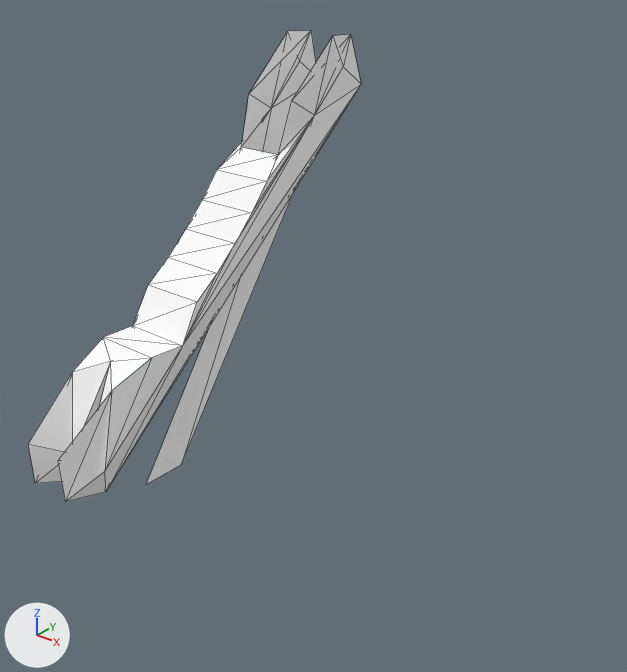
Two versions of the COLLADA model aero_description/aero_four_legs/models/urdf/aero_upper_meshes/RARM_INDEX_LINK1_mesh.dae, one commit apart.
Camera for both pictures: a 50 mm lens placed at (0.0502, -0.1788, 0.0625), pointed at (0.001, -0.1173, 0.0243). Every picture has the same lights, and +X, +Y and +Z are marked at lower left. Mesh edges are drawn as thin lines. Vertices at the same position are counted once.

The older version as bpy lines, for what is in view:
```python
me_rarm_index_link1 = bpy.data.meshes.new('RARM_INDEX_LINK1')
me_rarm_index_link1.from_pydata(...)  # 50 vertices, 93 faces; spans x -0.0187..-0.0107, y -0.1397..-0.0927, z 0.0048..0.0504
me_rarm_index_link1.materials.append(mat_blinn20)  # white #ffffff
ob_rarm_index_link1 = bpy.data.objects.new('RARM_INDEX_LINK1', me_rarm_index_link1)
ob_rarm_index_link1.location = (0.0, 0.0, 0.0)
```
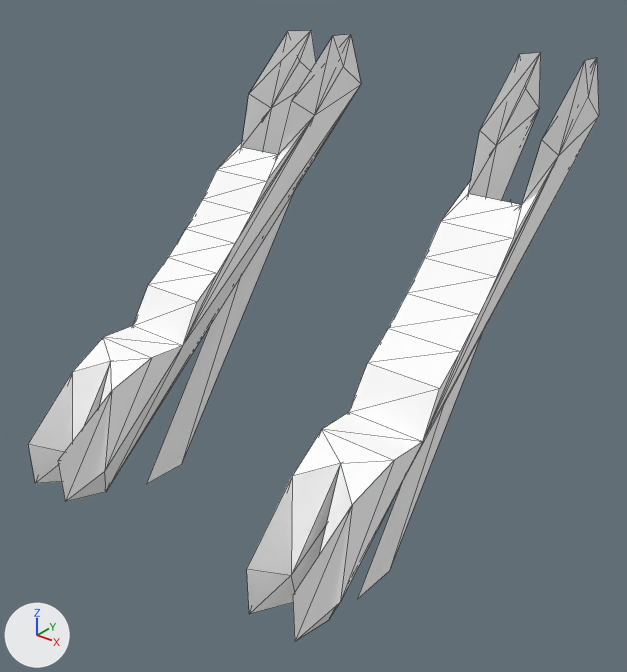
The newer file is also rescaled (x0.01), turned or shifted as a whole; pictures and numbers use the older file's frame.

What differs and where, as boxes (x1, y1, x2, y2) in the pictures (627 x 672 px):
'RARM_INDEX_LINK1', reshaped (71% wider, 29% taller): before (28, 30, 361, 502); after (28, 30, 599, 641)
part 1 of me_rarm_index_link1, added: after (358, 200, 512, 598)
part 2 of me_rarm_index_link1, added: after (247, 52, 599, 641)

Edits to the bpy script that builds the scene:
```text
Add mat_m0blinn20:
    mat_m0blinn20 = principled_material('m0blinn20')
    mat_m0blinn20.base_color = (1.0, 1.0, 1.0)  # white #ffffff
    mat_m0blinn20.roughness = 0.64
Add mat_m1blinn21:
    mat_m1blinn21 = principled_material('m1blinn21')
    mat_m1blinn21.base_color = (1.0, 1.0, 1.0)  # white #ffffff
    mat_m1blinn21.roughness = 0.64
Change me_rarm_index_link1:
    where me_rarm_index_link1.from_pydata(...)  # 50 vertices, 93 faces; spans x -0.0187..-0.0107, y -0.1397..-0.0927, z 0.0048..0.0504
    used by ob_rarm_index_link1; location = (0.0, 0.0, 0.0)
    remove me_rarm_index_link1.materials.append(mat_blinn20)  # white #ffffff
    me_rarm_index_link1 part 1: the loose piece of 4 vertices spanning x -0.0147, y -0.1276..-0.101, z 0.0048..0.0379 is copied, and the copy is moved by (0.0292, 0.0, 0.0), in mat_m1blinn21 (white #ffffff); it spans x 0.0145, y -0.1276..-0.101, z 0.0048..0.0379
    me_rarm_index_link1 part 2: the loose piece of 46 vertices spanning x -0.0187..-0.0107, y -0.1397..-0.0927, z 0.0086..0.0504 is copied, and the copy is moved by (0.0292, 0.0, 0.0), in mat_m1blinn21 (white #ffffff); it spans x 0.0105..0.0185, y -0.1397..-0.0927, z 0.0086..0.0504
    add me_rarm_index_link1.materials.append(mat_m0blinn20)  # white #ffffff
    add me_rarm_index_link1.materials.append(mat_m1blinn21)  # white #ffffff
```
